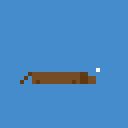
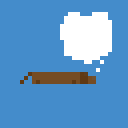
Revision of a layered (128, 128) image; what changed, layer by layer:
showed "Layer 7" over [100, 60, 104, 64]
showed "Layer 8" over [60, 12, 112, 64]
